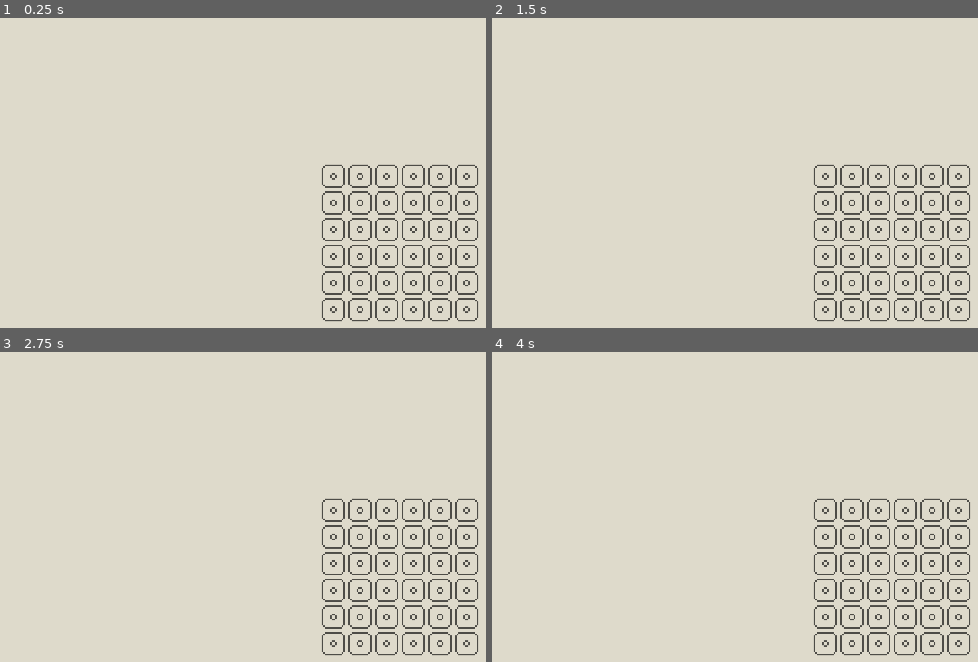
Above: before the commit, frames 1-4 (two rows, left to right).
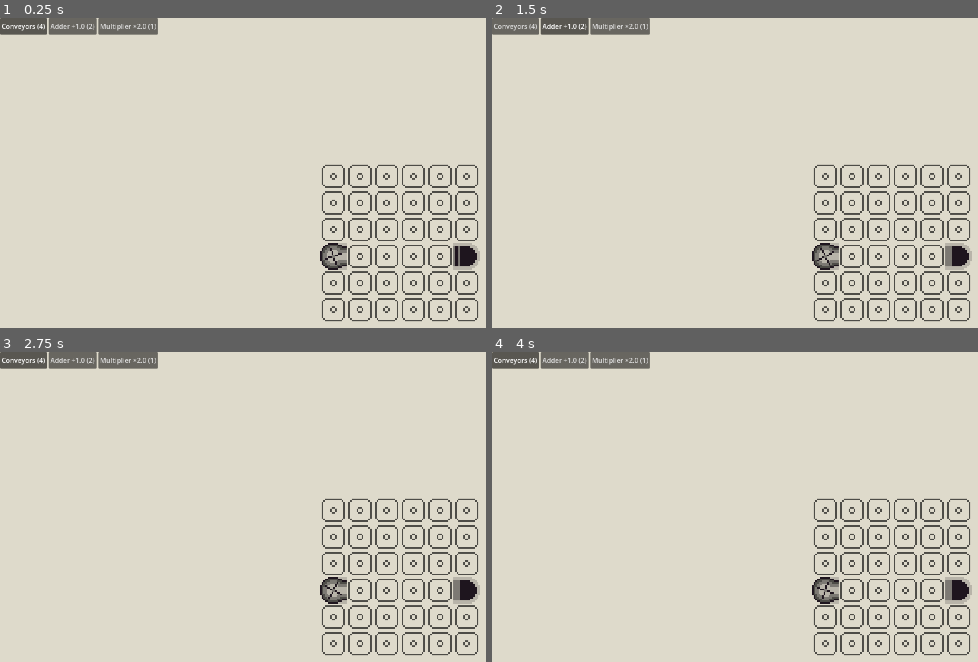
Above: after the commit, the same moments.

Repository: jackgusler/tessera
Game: Godot game, scene res://scenes/Main.tscn
Same seed, same stepped clock (60 frames per second), same inputs: the game is played once before the commit and once after it.
Inputs (mouse positions are in pixels of both pictures, inside the frame that each line leads up to):
- Up to frame 1 (0.25 s): no input
- Up to frame 2 (1.5 s): click (516, 27) at 0.5 s, where only the run after the commit has a clickable "Conveyors (4)"; click (564, 27) at 1.25 s, where only the run after the commit has a clickable "Adder +1.0 (2)"
- Up to frame 3 (2.75 s): click (24, 361) at 2 s, where only the run after the commit has a clickable "Conveyors (4)"
- Up to frame 4 (4 s): click (564, 361) at 2.75 s, where only the run after the commit has a clickable "Adder +1.0 (2)"; click (516, 361) at 3.5 s, where only the run after the commit has a clickable "Conveyors (4)"

The runs differ from the first frame. In frame 1, 2.5% of the frame differs, in the area x 0-99%, y 0-82%; in frame 2, 2.5%; in frame 3, 2.5%; in frame 4, 2.5%.
Error before the commit: Parse Error: Identifier "_path" not declared in the current scope. (res://scripts/gridContainer.gd:87)

Commit message:
Auto-backup: 2026-08-13 14:24:18

Diff:
--- a/scripts/gridContainer.gd
+++ b/scripts/gridContainer.gd
@@ -84,7 +84,7 @@
 	for slot in l.inventory:
 		_remaining[slot.type] = slot.count
 	inventory_changed.emit()
-	_path.clear()
+	_flow.clear()
 	_source_cell = find_cell_by_category(TileType.Category.SOURCE)
 	_sink_cell = find_cell_by_category(TileType.Category.SINK)
 	_source_dir = dir_index(get_tile(_source_cell).rotated_outputs())
@@ -307,9 +307,6 @@
 		_: return -1 # zero or multi-bit
 	return -1
 
-func path_head() -> Vector2i:
-	return _path[-1] if not _path.is_empty() else _source_cell
-
 func conveyors_left() -> int:
 	return level.conveyors - _flow.size()
 
@@ -374,26 +371,6 @@
 		if n + ORTHO[_flow[n]] == cell:
 			return _flow[n]
 	return -1
-
-func _try_append(cell: Vector2i) -> void:
-	if level == null or _path.size() >= level.conveyors:
-		return
-	if _path.size() >= level.conveyors:
-		return
-	if cell == _source_cell or cell == _sink_cell or _path.has(cell):
-		return
-	if not _is_adjacent(path_head(), cell):
-		return
-	if _path.is_empty() and cell != _source_cell + ORTHO[_source_dir]:
-		return
-	_path.append(cell)
-	_rebuild_path()
-
-func _truncate_to(size: int) -> void:
-	if size >= _path.size():
-		return
-	_path.resize(size)
-	_rebuild_path()
 
 func _rebuild_path() -> void:
 	for y in grid_height:
